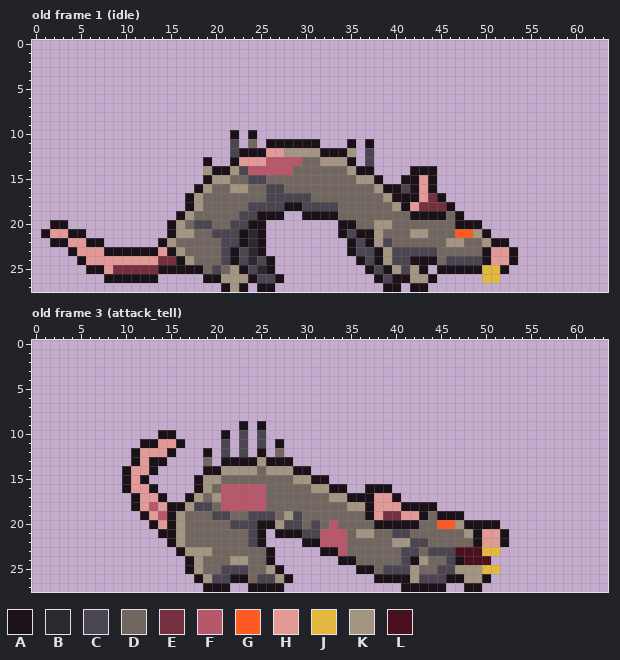
Edited in one commit: pixel-art file (assets/source/characters/rat/rat_h18.ase). The first picture shows the starting point.
64x28 pixels, 6 frames. Shown: old frame 1 (idle), old frame 3 (attack_tell). The commit also changed other frames, which this record leaves out.
Palette (. is transparent): A #1a1218  B #2b2830  C #4a4550  D #716760  E #74303f  F #b8576a  G #ff5a24  H #e39a96  J #e2b83e  K #a39581  L #4a1020
Pixels before, old frame 1 (idle), first column x 1:
10 .....................A.A.............................
11 .....................C.D.AAAAAA...A.A................
12 .....................CAAAHHKKKKAAAK.C................
13 ..................A..AHHHFFFFDDKKKA.C................
14 ..................KAAKCFFFFFDDDDDDKAA....AAA.........
15 ..................AKKDDCCDDDDDDDDDDKKA..AAHA.........
16 .................AKDDKKDDCCDDDDDDDDDDKAACAHA.........
17 ................AKDDDDDDDCCCCCDDDDDDDDKAAAHEA........
18 ................AKDDDDDCCCCAACCCCDDDDDDKAHEEEA.......
19 ...............AKDDDDDCCAAA..AAAADDDDDDDDAAAADA......
20 .AA...........AKDCCDDCCAA........AADDKKDDDDDDDAAA....
21 AHHAA.........AKKDDCCCABA........ACAAKDDDKKDDDGGKA...
22 .AAHHAA......AKDDDDDCCABA.........ACAKCDDDDDDKKDDKAA.
23 ...AHHHAAAAAAHAKDDDDCACBA.........ACCAKCCCCCDDDDDAHHA
24 ....AHHHHHHHHEEAKDDDCACBCA.........ACAKCCAAADCCCCAHHA
25 .....AAHEEEEEAAAAADCDKACBA..........ACAKCKA.AAAAAJJA.
26 .......AAAAAA.....AAKKKACCA..........ACAAKKA.....JJ..
27 ....................AKA.AA............AA.AA..........
Pixels before, old frame 3 (attack_tell), first column x 10:
 9 .............A.A...........................
10 ....AA.....A.C.C...........................
11 ..AAHHA....C.C.C.A.........................
12 .AHHHA...A.C.C.A.D.........................
13 .AHAA....D.AAAAKAAA........................
14 AHHA.....AAKKKKDKKKAA......................
15 AHA.....AKKDDDDDDDDKKAA....................
16 AHHA....AKDFFFFFDDDDDKKAA..AAA.............
17 .AHHA..AKDKFFFFFDDDDDDDKKAAAHHA............
18 .AHFHAAKCCDFFFFFDDDDDDDDDKKAHHHAAAA........
19 ..AHFAKDDDCCDDCCCDKCDDDDDDDAHEEHHADAAA.....
20 ...AHAKDDDDDCCCAAKCCDCDFDDDDAAAAADDGGKAAAA.
21 ....AAKDDDDDDDCA.AAACCFFFDKKDDCCDDDDDDKAHHA
22 .....AKDDDDDDDCA....AAFFFDDDDDKKCCDDDDDAHHA
23 ......AKKKDDDDDDA.....AAFDDDDDDCCDCCCLLLJJ.
24 .......AKDDDKKDDA.......AADDDDDCAKDDCALLL..
25 .......AKDDCCCDDKA........AADCCCKDDCCKKKJJ.
26 ........AKCCAADCCKA.........AAAAKCCCAAKKA..
27 .........AAA..AAAA.............AAAAA..AA...
Now the later version:
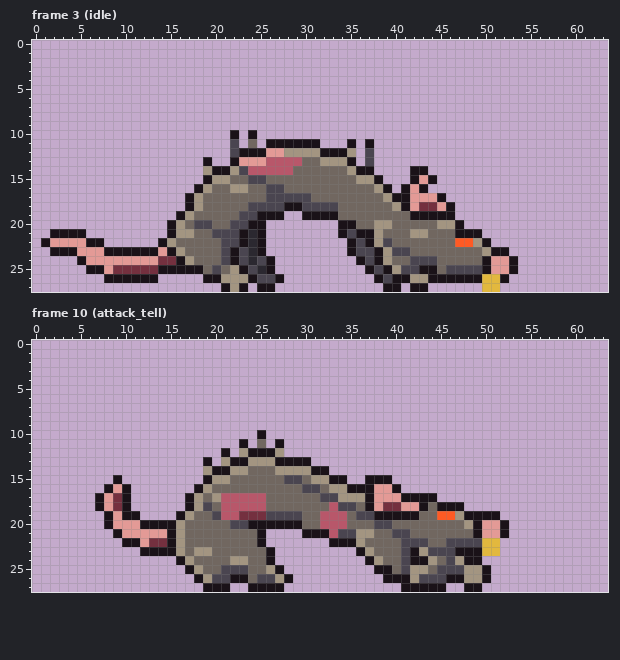
A new or re-ordered frame is compared with the old frame closest to it.
What changed:
frames 6 -> 19
Changed rows in their new state; - is an unchanged pixel.
Frame 3 (idle) is new; against old frame 1 (idle):
first column x 1:
14 -------------------------------------------.---------
15 ----------------------------------------.------------
16 ---------------------------------------.AHA.---------
17 -----------------------------------------H-H---------
18 --------------------------------------------H--------
19 ---------------------------------------------A.------
20 -..-----------------------------------------KK-..----
21 .AA-------------------------------------------AAA.---
22 AHH------------------------------------------DGGKA..-
23 -AA--------------------------------------DDD-----KAA.
24 ---------------------------------------DDCCC-DDDD----
25 -----------------------------------------C-ADCCCCAHHA
26 --------------------------------------------AAAAA--A-
27 -------------------------------------------------JJ--
Frame 10 (attack_tell) is new; against old frame 3 (attack_tell):
first column x 7:
 9 ----------------.-.---------------------------
10 -------..-----.-.-A---------------------------
11 -----.....----.-A-D---------------------------
12 ----.....---.-A-KA-AK-------------------------
13 ----....----A-K--K-K--AA----------------------
14 ---....-----K-A--D-D--KKAA--------------------
15 --A...-----.A-K------CCDKKAA--AAA-------------
16 -AH-...-------DDDDD----CCDKKAA-HHA------------
17 AHEA....-----------------CC-KK---HAAAA--------
18 AHEA......AK--------------FCCD--EEHH-DAAA-----
19 -AHAA....AK---FFEEE-CC---FFF-CCAAAAAD-GGKAAAA-
20 -AHHHA-A---------A--AAA-DF-F---CCDDD--DDDK-HHA
21 --AHHHHH---------D--...AAA-CC------------D----
22 ---AAHEE---------D-----...AAAK---DC----CCCCJJ.
23 -----AAAAKD--------------....AK----AK---AAA---
24 ---------AKD---------------...AK----AK--KAA.--
25 -----------------------------..AAD--K---C--A.-
26 -------------------------------.--------------
